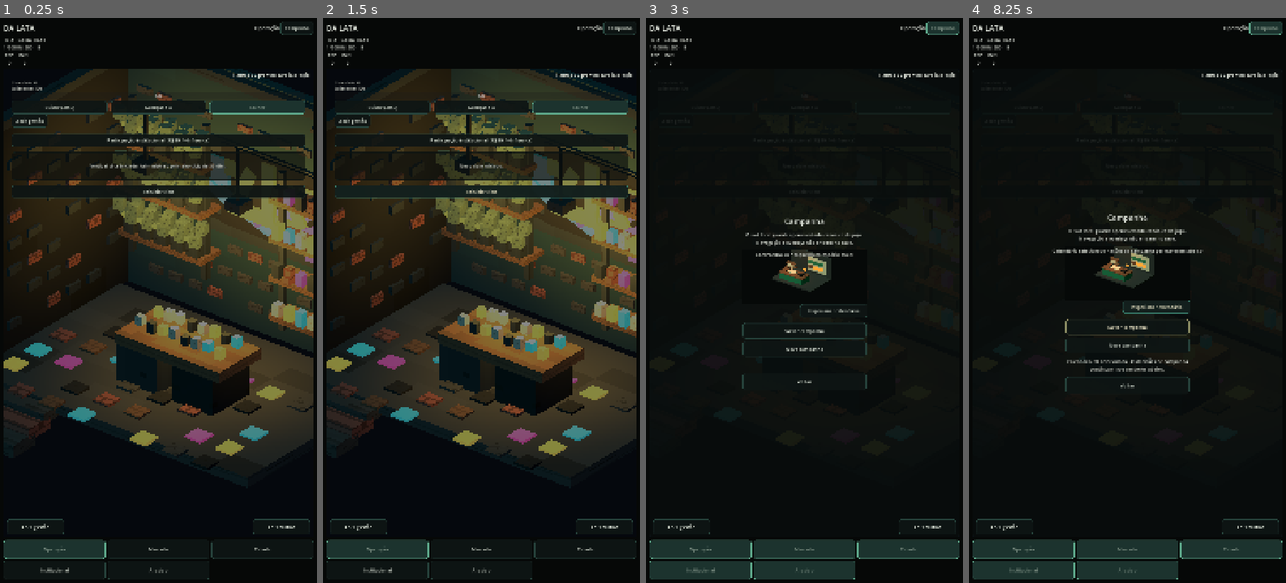
Above: before the commit, frames 1-4 (left to right).
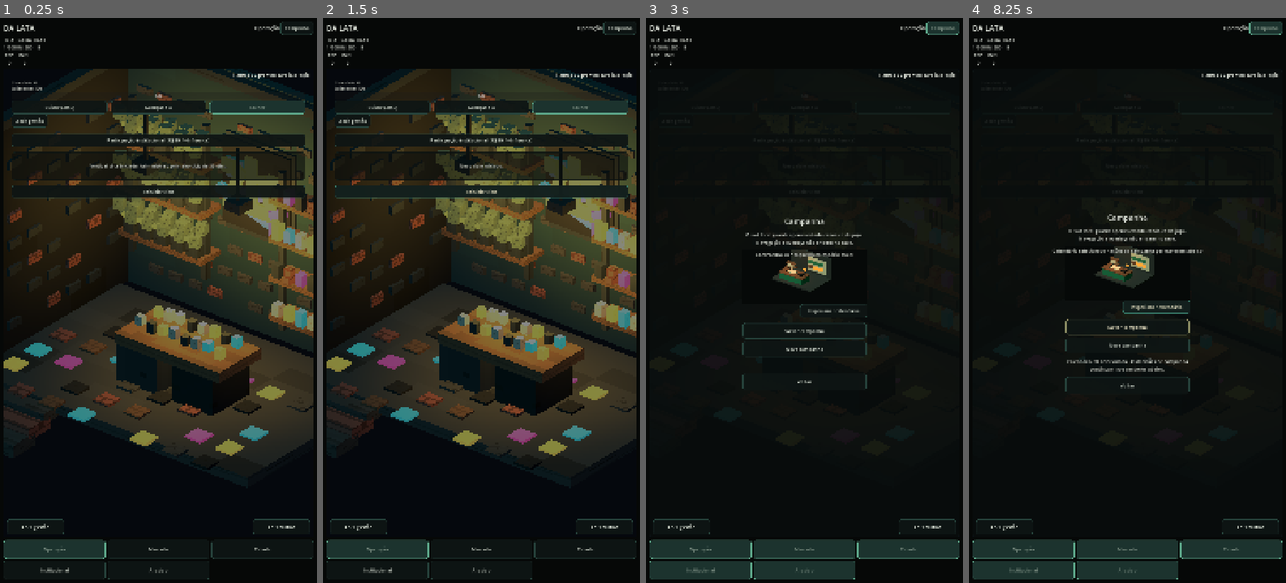
Above: after the commit, the same moments.

Repository: az1nn/growing-rio
Game: Godot game, scene res://scenes/shell/game_shell.tscn
The game is run twice, just before and just after one commit, with the same random seed, the same clock (stepped at 60 frames per second) and the same inputs.
Inputs:
- Up to frame 1 (0.25 s): no input
- Up to frame 2 (1.5 s): click "Reiniciar ciclo" at 0.5 s; click "Reiniciar ciclo" at 1.25 s
- Up to frame 3 (3 s): click "Reiniciar ciclo" at 2 s; click "Campanha" at 2.75 s
- Up to frame 4 (8.25 s): click "Abrir gestão" at 3.5 s; click "Abrir cultivo" at 4.25 s; click "Cuidar (-R$5)" at 5 s; click "Avançar dia" at 5.75 s; click "Abrir gestão" at 6.5 s; click "Participação institucional (-…" at 7.25 s; click "Inspecionar calendário" at 8 s

The runs differ from the first frame. In frame 1, 1.4% of the frame differs, in the area x 66-99%, y 19-44%; in frame 2, 1.4%; in frame 3, less than 0.1%; in frame 4, less than 0.1%.

Commit message:
fix(012): expose Operation focal crown corridor

Diff:
--- a/scenes/visual/operation_diorama.gd
+++ b/scenes/visual/operation_diorama.gd
@@ -1367,36 +1367,38 @@
                 management_focus = supply_prop
     _add_point_light(rebuild, "SupplyWarmPool", Vector3(1.58, 2.18, -1.12), &"accent_amber", 5.4, 2.7)
 
-    # Candidate 7: keep the accepted composition fixed and increase only the
-    # readable area of the existing shutter/crown/graffiti focal language.
-    # This remains the same OperationV1AcceptedRebuild generation.
-    _add_box(rebuild, "AcceptedShutterField", Vector3(0.30, 2.34, -2.27), Vector3(2.86, 1.62, 0.055), &"painted_metal")
+    # Candidate 8: exact-head evidence showed Candidate 7 was large enough in
+    # geometry but still hidden by the garden/supply silhouettes. Keep the same
+    # accepted rebuild and move the existing focal language into the exposed
+    # back-wall corridor between those two clusters, matching the accepted
+    # concept's readable crown-on-dark-field hierarchy without new dressing.
+    _add_box(rebuild, "AcceptedShutterField", Vector3(-0.04, 2.50, -2.27), Vector3(1.36, 1.64, 0.055), &"painted_metal")
     for slat in range(5):
         _add_box(
             rebuild,
             "AcceptedShutterSlat_%02d" % slat,
-            Vector3(0.30, 1.82 + float(slat) * 0.26, -2.20),
-            Vector3(2.66, 0.075, 0.045),
+            Vector3(-0.04, 1.96 + float(slat) * 0.26, -2.20),
+            Vector3(1.24, 0.075, 0.045),
             &"structural_dark",
         )
-    _add_box(rebuild, "GraffitiStrokeCyan", Vector3(-0.30, 2.17, -2.14), Vector3(1.78, 0.24, 0.055), &"accent_cyan", Vector3(0.0, 0.0, -0.34))
-    _add_box(rebuild, "GraffitiStrokeMagenta", Vector3(0.76, 2.42, -2.13), Vector3(1.82, 0.24, 0.055), &"accent_magenta", Vector3(0.0, 0.0, 0.41))
-    _add_box(rebuild, "GraffitiPixelCyan", Vector3(-0.76, 2.69, -2.12), Vector3(0.44, 0.44, 0.055), &"accent_cyan")
-    _add_box(rebuild, "GraffitiPixelMagenta", Vector3(1.19, 1.94, -2.12), Vector3(0.44, 0.44, 0.055), &"accent_magenta")
-
-    # Explicit back-to-front order keeps the breathing field behind the larger
-    # focal marks at portrait scale.
-    _add_box(rebuild, "CrownField", Vector3(0.30, 2.46, -2.17), Vector3(2.08, 1.38, 0.045), &"structural_dark")
-    _add_box(rebuild, "CrownBase", Vector3(0.30, 2.20, -2.05), Vector3(1.58, 0.24, 0.055), &"accent_amber")
-    _add_box(rebuild, "CrownPeakLeft", Vector3(-0.22, 2.54, -2.04), Vector3(0.23, 0.80, 0.055), &"accent_amber", Vector3(0.0, 0.0, -0.42))
-    _add_box(rebuild, "CrownPeakMiddle", Vector3(0.30, 2.65, -2.04), Vector3(0.23, 0.98, 0.055), &"accent_amber")
-    _add_box(rebuild, "CrownPeakRight", Vector3(0.82, 2.54, -2.04), Vector3(0.23, 0.80, 0.055), &"accent_amber", Vector3(0.0, 0.0, 0.42))
-    _add_box(rebuild, "CrownTipLeft", Vector3(-0.43, 2.86, -2.03), Vector3(0.25, 0.25, 0.055), &"accent_amber")
-    _add_box(rebuild, "CrownTipMiddle", Vector3(0.30, 3.04, -2.03), Vector3(0.25, 0.25, 0.055), &"accent_amber")
-    _add_box(rebuild, "CrownTipRight", Vector3(1.03, 2.86, -2.03), Vector3(0.25, 0.25, 0.055), &"accent_amber")
-    _add_box(rebuild, "CrownSlashCyan", Vector3(-0.73, 2.40, -2.02), Vector3(0.62, 0.15, 0.055), &"accent_cyan", Vector3(0.0, 0.0, -0.48))
-    _add_box(rebuild, "CrownSlashMagenta", Vector3(1.28, 2.37, -2.02), Vector3(0.62, 0.15, 0.055), &"accent_magenta", Vector3(0.0, 0.0, 0.48))
-    _add_point_light(rebuild, "CrownGlow", Vector3(0.30, 2.43, -1.34), &"accent_amber", 9.6, 3.1)
+    _add_box(rebuild, "GraffitiStrokeCyan", Vector3(-0.18, 2.22, -2.14), Vector3(1.18, 0.22, 0.055), &"accent_cyan", Vector3(0.0, 0.0, -0.30))
+    _add_box(rebuild, "GraffitiStrokeMagenta", Vector3(0.12, 2.55, -2.13), Vector3(1.20, 0.22, 0.055), &"accent_magenta", Vector3(0.0, 0.0, 0.34))
+    _add_box(rebuild, "GraffitiPixelCyan", Vector3(-0.42, 2.82, -2.12), Vector3(0.34, 0.34, 0.055), &"accent_cyan")
+    _add_box(rebuild, "GraffitiPixelMagenta", Vector3(0.40, 2.06, -2.12), Vector3(0.34, 0.34, 0.055), &"accent_magenta")
+
+    # The dark crown field is deliberately bounded to the unobstructed corridor:
+    # garden right edge ~= -0.82, supply left edge ~= +0.72.
+    _add_box(rebuild, "CrownField", Vector3(-0.04, 2.56, -2.17), Vector3(1.32, 1.48, 0.045), &"structural_dark")
+    _add_box(rebuild, "CrownBase", Vector3(-0.04, 2.29, -2.05), Vector3(1.12, 0.23, 0.055), &"accent_amber")
+    _add_box(rebuild, "CrownPeakLeft", Vector3(-0.36, 2.58, -2.04), Vector3(0.20, 0.72, 0.055), &"accent_amber", Vector3(0.0, 0.0, -0.38))
+    _add_box(rebuild, "CrownPeakMiddle", Vector3(-0.04, 2.68, -2.04), Vector3(0.20, 0.86, 0.055), &"accent_amber")
+    _add_box(rebuild, "CrownPeakRight", Vector3(0.28, 2.58, -2.04), Vector3(0.20, 0.72, 0.055), &"accent_amber", Vector3(0.0, 0.0, 0.38))
+    _add_box(rebuild, "CrownTipLeft", Vector3(-0.48, 2.88, -2.03), Vector3(0.23, 0.23, 0.055), &"accent_amber")
+    _add_box(rebuild, "CrownTipMiddle", Vector3(-0.04, 3.05, -2.03), Vector3(0.23, 0.23, 0.055), &"accent_amber")
+    _add_box(rebuild, "CrownTipRight", Vector3(0.40, 2.88, -2.03), Vector3(0.23, 0.23, 0.055), &"accent_amber")
+    _add_box(rebuild, "CrownSlashCyan", Vector3(-0.55, 2.39, -2.02), Vector3(0.35, 0.13, 0.055), &"accent_cyan", Vector3(0.0, 0.0, -0.44))
+    _add_box(rebuild, "CrownSlashMagenta", Vector3(0.49, 2.38, -2.02), Vector3(0.35, 0.13, 0.055), &"accent_magenta", Vector3(0.0, 0.0, 0.44))
+    _add_point_light(rebuild, "CrownGlow", Vector3(-0.04, 2.48, -1.32), &"accent_amber", 10.2, 2.8)
 
     _add_box(rebuild, "FanFrameTop", Vector3(1.42, 3.92, -2.24), Vector3(0.92, 0.07, 0.07), &"painted_metal")
     _add_box(rebuild, "FanFrameBottom", Vector3(1.42, 3.13, -2.24), Vector3(0.92, 0.07, 0.07), &"painted_metal")
--- a/tests/operation_v1_diorama_test.gd
+++ b/tests/operation_v1_diorama_test.gd
@@ -111,32 +111,43 @@
     var crown_base_box := crown.mesh as BoxMesh
     var crown_peak_middle_box := crown_peak_middle.mesh as BoxMesh
     var crown_tip_middle_box := crown_tip_middle.mesh as BoxMesh
-    if shutter.position.x < 0.10 or shutter.position.y < 2.20 or shutter.position.y > 2.48:
-        _fail("Feature 012 R04 Candidate-7 shutter field drifted out of the exposed center/right band.")
-        return
-    if shutter_box == null or shutter_box.size.x < 2.80 or shutter_box.size.y < 1.58:
-        _fail("Feature 012 R04 Candidate-7 shutter field lost readable focal area.")
+    # Candidate 8 guards the actual player-visible corridor instead of raw
+    # geometry area. The focal field must stay between garden and supply so it
+    # cannot be structurally valid while hidden behind either silhouette.
+    if shutter.position.x < -0.12 or shutter.position.x > 0.04 or shutter.position.y < 2.40 or shutter.position.y > 2.60:
+        _fail("Feature 012 R04 Candidate-8 shutter field drifted out of the exposed back-wall corridor.")
+        return
+    if shutter_box == null or shutter_box.size.x < 1.30 or shutter_box.size.x > 1.42 or shutter_box.size.y < 1.60:
+        _fail("Feature 012 R04 Candidate-8 shutter field lost bounded corridor coverage.")
+        return
+    var shutter_left_edge := shutter.position.x - shutter_box.size.x * 0.5
+    var shutter_right_edge := shutter.position.x + shutter_box.size.x * 0.5
+    if shutter_left_edge <= -0.78 or shutter_right_edge >= 0.68:
+        _fail("Feature 012 R04 Candidate-8 focal field overlaps garden/supply occlusion zones.")
         return
     if graffiti_cyan_box == null or graffiti_magenta_box == null:
-        _fail("Feature 012 R04 Candidate-7 graffiti meshes are missing.")
-        return
-    if graffiti_cyan_box.size.x * graffiti_cyan_box.size.y < 0.40 or graffiti_magenta_box.size.x * graffiti_magenta_box.size.y < 0.40:
-        _fail("Feature 012 R04 Candidate-7 graffiti strokes regressed below portrait-readable area.")
-        return
-    if crown_base_box == null or crown_base_box.size.x * crown_base_box.size.y < 0.36:
-        _fail("Feature 012 R04 Candidate-7 crown base regressed below portrait-readable area.")
-        return
-    if crown_peak_middle_box == null or crown_peak_middle_box.size.x < 0.21 or crown_peak_middle_box.size.y < 0.92:
-        _fail("Feature 012 R04 Candidate-7 crown peak regressed below portrait-readable thickness.")
-        return
-    if crown_tip_middle_box == null or crown_tip_middle_box.size.x < 0.23 or crown_tip_middle_box.size.y < 0.23:
-        _fail("Feature 012 R04 Candidate-7 crown tip regressed below portrait-readable size.")
-        return
-    if crown.position.x < 0.10 or crown.position.y < 2.05 or crown.position.y > 2.35 or crown_tip_middle.position.y > 3.10:
-        _fail("Feature 012 R04 Candidate-7 crown focal cluster drifted back into the HUD-occluded band.")
+        _fail("Feature 012 R04 Candidate-8 graffiti meshes are missing.")
+        return
+    if graffiti_cyan_box.size.x * graffiti_cyan_box.size.y < 0.24 or graffiti_magenta_box.size.x * graffiti_magenta_box.size.y < 0.24:
+        _fail("Feature 012 R04 Candidate-8 graffiti strokes regressed below portrait-readable area.")
+        return
+    if absf(graffiti_cyan.position.x) > 0.30 or absf(graffiti_magenta.position.x) > 0.30:
+        _fail("Feature 012 R04 Candidate-8 graffiti escaped the unobstructed focal corridor.")
+        return
+    if crown_base_box == null or crown_base_box.size.x * crown_base_box.size.y < 0.24:
+        _fail("Feature 012 R04 Candidate-8 crown base regressed below portrait-readable area.")
+        return
+    if crown_peak_middle_box == null or crown_peak_middle_box.size.x < 0.19 or crown_peak_middle_box.size.y < 0.82:
+        _fail("Feature 012 R04 Candidate-8 crown peak regressed below portrait-readable thickness.")
+        return
+    if crown_tip_middle_box == null or crown_tip_middle_box.size.x < 0.22 or crown_tip_middle_box.size.y < 0.22:
+        _fail("Feature 012 R04 Candidate-8 crown tip regressed below portrait-readable size.")
+        return
+    if crown.position.x < -0.12 or crown.position.x > 0.04 or crown.position.y < 2.15 or crown.position.y > 2.40 or crown_tip_middle.position.y > 3.10:
+        _fail("Feature 012 R04 Candidate-8 crown drifted out of the player-visible wall pocket.")
         return
     if crown.position.z <= crown_field.position.z or graffiti_cyan.position.z <= crown_field.position.z:
-        _fail("Feature 012 R04 Candidate-7 crown/graffiti depth order is occluding the focal signature.")
+        _fail("Feature 012 R04 Candidate-8 crown/graffiti depth order is occluding the focal signature.")
         return
     if not _has_emissive_material(garden):
         _fail("Feature 012 R04 Candidate-7 garden lost its local foliage separation treatment.")
Not shown, changed: .siga/session-claim-012-r04-operation-v1.md
Not shown, changed: specs/012-artist-v1-runtime-parity/operation-runtime-review.md
Not shown, changed: specs/012-artist-v1-runtime-parity/tasks.md
